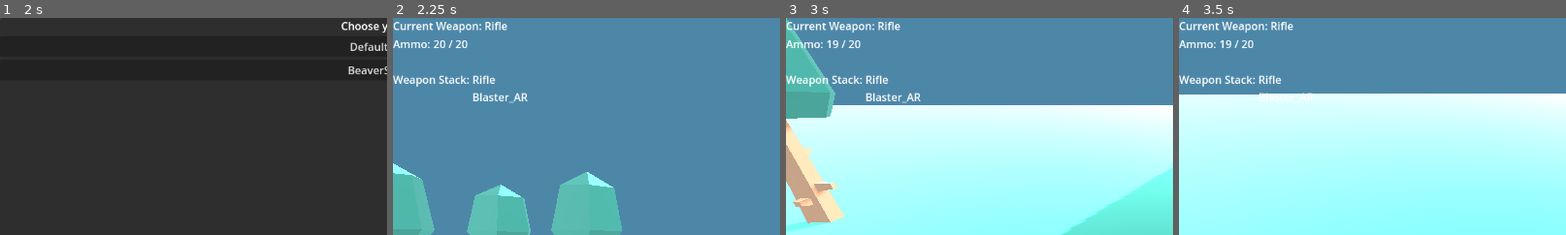
Above: before the commit, frames 1-4 (left to right).
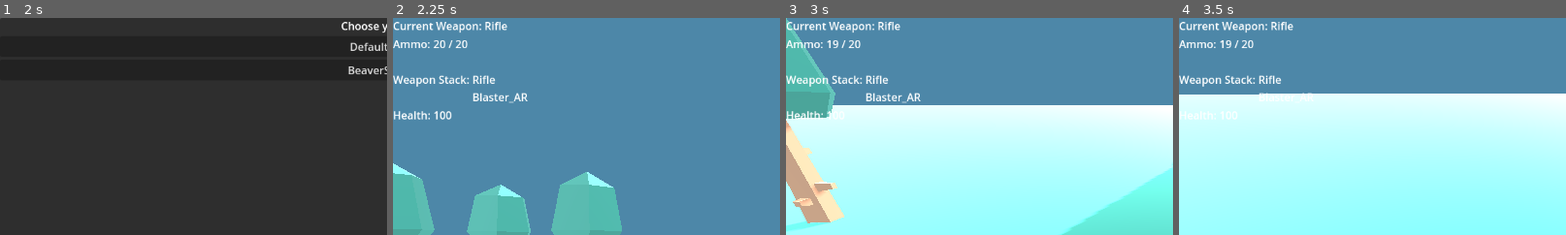
Above: after the commit, the same moments.

Repository: CT-Inc/beaverdev
Game: Godot game, scene res://Scenes/Main.tscn
Two runs of this game, one before a commit and one after it. Both use one fixed random seed, a clock stepped at 60 frames per second and the inputs below.
Inputs (mouse positions are % of the whole screen's width and height, from its top left):
- Up to frame 1 (2 s): click (50, 53) at 0.52 s; type "12" at 0.6 s; click "Host" at 1.25 s
- Up to frame 2 (2.25 s): click "DefaultBeaver" at 2 s
- Up to frame 3 (3 s): move the mouse to (55, 50) at 2.77 s; press the mouse at (55, 50) at 2.78 s; hold W (move_up) from 2.78 s (still down)
- Up to frame 4 (3.5 s): keep holding W (move_up); tap Space (jump) at 3.02 s
The pictures show only the part of the screen within x 0-50%, y 0-50%; the shares and areas given below are measured in that part.

Frame 1 is identical in both runs. In frame 2, 0.3% of the frame differs, in the area x 0-16%, y 42-47%; in frame 3, 0.2%; in frame 4, 0.2%.

Commit message:
Combat set up

Diff:
--- /dev/null
+++ b/Scenes/Dummy.tscn
@@ -0,0 +1,22 @@
+[gd_scene load_steps=5 format=3 uid="uid://b1pppi72hcyqj"]
+
+[ext_resource type="Script" path="res://Scripts/Dummy.gd" id="1_87vsr"]
+
+[sub_resource type="CapsuleMesh" id="CapsuleMesh_ungeb"]
+
+[sub_resource type="StandardMaterial3D" id="StandardMaterial3D_yhvsg"]
+albedo_color = Color(0, 0.423529, 1, 1)
+metallic = 1.0
+metallic_specular = 0.0
+
+[sub_resource type="CapsuleShape3D" id="CapsuleShape3D_l61p4"]
+
+[node name="StaticBody3D" type="StaticBody3D" groups=["enemy"]]
+script = ExtResource("1_87vsr")
+
+[node name="MeshInstance3D" type="MeshInstance3D" parent="."]
+mesh = SubResource("CapsuleMesh_ungeb")
+surface_material_override/0 = SubResource("StandardMaterial3D_yhvsg")
+
+[node name="CollisionShape3D" type="CollisionShape3D" parent="."]
+shape = SubResource("CapsuleShape3D_l61p4")
--- a/Scenes/Player.tscn
+++ b/Scenes/Player.tscn
@@ -179,6 +179,173 @@
 "values": [Vector3(0.0340082, 3.07397, 0.0121262)]
 }
 
+[sub_resource type="Animation" id="Animation_4l5q7"]
+resource_name = "Blaster_Shotgun Activate"
+length = 0.2
+tracks/0/type = "value"
+tracks/0/imported = false
+tracks/0/enabled = true
+tracks/0/path = NodePath("FPS_Rig/Blaster_Shotgun:rotation")
+tracks/0/interp = 1
+tracks/0/loop_wrap = true
+tracks/0/keys = {
+"times": PackedFloat32Array(0, 0.1, 0.2),
+"transitions": PackedFloat32Array(1, 1, 1),
+"update": 0,
+"values": [Vector3(3.48787e-16, 3.14159, 0.0139626), Vector3(0.518363, 3.14159, 0.015708), Vector3(3.48787e-16, 3.14159, 0.0139626)]
+}
+tracks/1/type = "value"
+tracks/1/imported = false
+tracks/1/enabled = true
+tracks/1/path = NodePath("FPS_Rig/Blaster_Shotgun:position")
+tracks/1/interp = 1
+tracks/1/loop_wrap = true
+tracks/1/keys = {
+"times": PackedFloat32Array(0, 0.1, 0.2),
+"transitions": PackedFloat32Array(1, 1, 1),
+"update": 0,
+"values": [Vector3(0, 0, 0), Vector3(0.00750366, 1.0748, 0), Vector3(0.00832003, 1.19173, 0)]
+}
+tracks/2/type = "value"
+tracks/2/imported = false
+tracks/2/enabled = true
+tracks/2/path = NodePath("FPS_Rig/Blaster_Shotgun:visible")
+tracks/2/interp = 1
+tracks/2/loop_wrap = true
+tracks/2/keys = {
+"times": PackedFloat32Array(0, 0.1),
+"transitions": PackedFloat32Array(1, 1),
+"update": 1,
+"values": [false, true]
+}
+
+[sub_resource type="Animation" id="Animation_c68n7"]
+resource_name = "Blaster_Shotgun Deactivate"
+length = 0.3
+tracks/0/type = "value"
+tracks/0/imported = false
+tracks/0/enabled = true
+tracks/0/path = NodePath("FPS_Rig/Blaster_Shotgun:position")
+tracks/0/interp = 1
+tracks/0/loop_wrap = true
+tracks/0/keys = {
+"times": PackedFloat32Array(0, 0.2, 0.3),
+"transitions": PackedFloat32Array(1, 1, 1),
+"update": 0,
+"values": [Vector3(0.00832003, 1.19173, 0), Vector3(0.00750458, 1.07492, 0), Vector3(0.00173661, 0.248734, 0)]
+}
+tracks/1/type = "value"
+tracks/1/imported = false
+tracks/1/enabled = true
+tracks/1/path = NodePath("FPS_Rig/Blaster_Shotgun:rotation")
+tracks/1/interp = 1
+tracks/1/loop_wrap = true
+tracks/1/keys = {
+"times": PackedFloat32Array(0, 0.2, 0.3),
+"transitions": PackedFloat32Array(1, 1, 1),
+"update": 0,
+"values": [Vector3(3.48787e-16, 3.14159, 0.0139626), Vector3(0.466003, 3.12414, 0.0139626), Vector3(-0.0102447, 3.14152, 0.013963)]
+}
+tracks/2/type = "value"
+tracks/2/imported = false
+tracks/2/enabled = true
+tracks/2/path = NodePath("FPS_Rig/Blaster_Shotgun:visible")
+tracks/2/interp = 1
+tracks/2/loop_wrap = true
+tracks/2/keys = {
+"times": PackedFloat32Array(0, 0.3),
+"transitions": PackedFloat32Array(1, 1),
+"update": 1,
+"values": [true, false]
+}
+
+[sub_resource type="Animation" id="Animation_p0xnj"]
+resource_name = "Blaster_Shotgun OOA"
+length = 0.4
+step = 0.05
+tracks/0/type = "value"
+tracks/0/imported = false
+tracks/0/enabled = true
+tracks/0/path = NodePath("FPS_Rig/Blaster_Shotgun:position")
+tracks/0/interp = 1
+tracks/0/loop_wrap = true
+tracks/0/keys = {
+"times": PackedFloat32Array(0),
+"transitions": PackedFloat32Array(1),
+"update": 0,
+"values": [Vector3(0.00832003, 1.19173, 0)]
+}
+tracks/1/type = "value"
+tracks/1/imported = false
+tracks/1/enabled = true
+tracks/1/path = NodePath("FPS_Rig/Blaster_Shotgun:rotation")
+tracks/1/interp = 1
+tracks/1/loop_wrap = true
+tracks/1/keys = {
+"times": PackedFloat32Array(0, 0.15, 0.3, 0.4),
+"transitions": PackedFloat32Array(1, 1, 1, 1),
+"update": 0,
+"values": [Vector3(3.48787e-16, 3.14159, 0.0139626), Vector3(3.48787e-16, 3.14159, -0.58294), Vector3(3.48787e-16, 3.14159, 0.464258), Vector3(3.48787e-16, 3.14159, 0.0139626)]
+}
+
+[sub_resource type="Animation" id="Animation_4krob"]
+resource_name = "Blaster_Shotgun Reload"
+length = 0.4
+step = 0.05
+tracks/0/type = "value"
+tracks/0/imported = false
+tracks/0/enabled = true
+tracks/0/path = NodePath("FPS_Rig/Blaster_Shotgun:position")
+tracks/0/interp = 1
+tracks/0/loop_wrap = true
+tracks/0/keys = {
+"times": PackedFloat32Array(0, 0.2),
+"transitions": PackedFloat32Array(1, 1),
+"update": 0,
+"values": [Vector3(0.00832003, 1.19173, 0), Vector3(0.00832003, 1.19173, 0)]
+}
+tracks/1/type = "value"
+tracks/1/imported = false
+tracks/1/enabled = true
+tracks/1/path = NodePath("FPS_Rig/Blaster_Shotgun:rotation")
+tracks/1/interp = 1
+tracks/1/loop_wrap = true
+tracks/1/keys = {
+"times": PackedFloat32Array(0, 0.2, 0.4),
+"transitions": PackedFloat32Array(1, 1, 1),
+"update": 0,
+"values": [Vector3(3.48787e-16, 3.14159, 0.0139626), Vector3(-0.710223, 3.09871, 0.660441), Vector3(3.48787e-16, 3.14159, 0.0139626)]
+}
+
+[sub_resource type="Animation" id="Animation_8v7qd"]
+resource_name = "Blaster_Shotgun Shoot"
+length = 0.4
+step = 0.05
+tracks/0/type = "value"
+tracks/0/imported = false
+tracks/0/enabled = true
+tracks/0/path = NodePath("FPS_Rig/Blaster_Shotgun:position")
+tracks/0/interp = 1
+tracks/0/loop_wrap = true
+tracks/0/keys = {
+"times": PackedFloat32Array(0, 0.2, 0.4),
+"transitions": PackedFloat32Array(1, 1, 1),
+"update": 0,
+"values": [Vector3(0.00832003, 1.19173, 0), Vector3(0.0087083, 1.24735, 0.182024), Vector3(0.00832003, 1.19173, 0)]
+}
+tracks/1/type = "value"
+tracks/1/imported = false
+tracks/1/enabled = true
+tracks/1/path = NodePath("FPS_Rig/Blaster_Shotgun:rotation")
+tracks/1/interp = 1
+tracks/1/loop_wrap = true
+tracks/1/keys = {
+"times": PackedFloat32Array(0, 0.2, 0.4),
+"transitions": PackedFloat32Array(1, 1, 1),
+"update": 0,
+"values": [Vector3(3.48787e-16, 3.14159, 0.0139626), Vector3(-0.620779, 3.1366, 0.0155639), Vector3(3.48787e-16, 3.14159, 0.0139626)]
+}
+
 [sub_resource type="Animation" id="Animation_gggb3"]
 length = 0.001
 tracks/0/type = "value"
@@ -464,173 +631,6 @@
 "transitions": PackedFloat32Array(1, 0.231706, 1),
 "update": 0,
 "values": [Vector3(0.0562436, 1.18531, -0.140154), Vector3(0.056, 1.185, -0.1), Vector3(0.056, 1.185, -0.14)]
-}
-
-[sub_resource type="Animation" id="Animation_4l5q7"]
-resource_name = "Blaster_Shotgun Activate"
-length = 0.2
-tracks/0/type = "value"
-tracks/0/imported = false
-tracks/0/enabled = true
-tracks/0/path = NodePath("FPS_Rig/Blaster_Shotgun:rotation")
-tracks/0/interp = 1
-tracks/0/loop_wrap = true
-tracks/0/keys = {
-"times": PackedFloat32Array(0, 0.1, 0.2),
-"transitions": PackedFloat32Array(1, 1, 1),
-"update": 0,
-"values": [Vector3(3.48787e-16, 3.14159, 0.0139626), Vector3(0.518363, 3.14159, 0.015708), Vector3(3.48787e-16, 3.14159, 0.0139626)]
-}
-tracks/1/type = "value"
-tracks/1/imported = false
-tracks/1/enabled = true
-tracks/1/path = NodePath("FPS_Rig/Blaster_Shotgun:position")
-tracks/1/interp = 1
-tracks/1/loop_wrap = true
-tracks/1/keys = {
-"times": PackedFloat32Array(0, 0.1, 0.2),
-"transitions": PackedFloat32Array(1, 1, 1),
-"update": 0,
-"values": [Vector3(0, 0, 0), Vector3(0.00750366, 1.0748, 0), Vector3(0.00832003, 1.19173, 0)]
-}
-tracks/2/type = "value"
-tracks/2/imported = false
-tracks/2/enabled = true
-tracks/2/path = NodePath("FPS_Rig/Blaster_Shotgun:visible")
-tracks/2/interp = 1
-tracks/2/loop_wrap = true
-tracks/2/keys = {
-"times": PackedFloat32Array(0, 0.1),
-"transitions": PackedFloat32Array(1, 1),
-"update": 1,
-"values": [false, true]
-}
-
-[sub_resource type="Animation" id="Animation_c68n7"]
-resource_name = "Blaster_Shotgun Deactivate"
-length = 0.3
-tracks/0/type = "value"
-tracks/0/imported = false
-tracks/0/enabled = true
-tracks/0/path = NodePath("FPS_Rig/Blaster_Shotgun:position")
-tracks/0/interp = 1
-tracks/0/loop_wrap = true
-tracks/0/keys = {
-"times": PackedFloat32Array(0, 0.2, 0.3),
-"transitions": PackedFloat32Array(1, 1, 1),
-"update": 0,
-"values": [Vector3(0.00832003, 1.19173, 0), Vector3(0.00750458, 1.07492, 0), Vector3(0.00173661, 0.248734, 0)]
-}
-tracks/1/type = "value"
-tracks/1/imported = false
-tracks/1/enabled = true
-tracks/1/path = NodePath("FPS_Rig/Blaster_Shotgun:rotation")
-tracks/1/interp = 1
-tracks/1/loop_wrap = true
-tracks/1/keys = {
-"times": PackedFloat32Array(0, 0.2, 0.3),
-"transitions": PackedFloat32Array(1, 1, 1),
-"update": 0,
-"values": [Vector3(3.48787e-16, 3.14159, 0.0139626), Vector3(0.466003, 3.12414, 0.0139626), Vector3(-0.0102447, 3.14152, 0.013963)]
-}
-tracks/2/type = "value"
-tracks/2/imported = false
-tracks/2/enabled = true
-tracks/2/path = NodePath("FPS_Rig/Blaster_Shotgun:visible")
-tracks/2/interp = 1
-tracks/2/loop_wrap = true
-tracks/2/keys = {
-"times": PackedFloat32Array(0, 0.3),
-"transitions": PackedFloat32Array(1, 1),
-"update": 1,
-"values": [true, false]
-}
-
-[sub_resource type="Animation" id="Animation_8v7qd"]
-resource_name = "Blaster_Shotgun Shoot"
-length = 0.4
-step = 0.05
-tracks/0/type = "value"
-tracks/0/imported = false
-tracks/0/enabled = true
-tracks/0/path = NodePath("FPS_Rig/Blaster_Shotgun:position")
-tracks/0/interp = 1
-tracks/0/loop_wrap = true
-tracks/0/keys = {
-"times": PackedFloat32Array(0, 0.2, 0.4),
-"transitions": PackedFloat32Array(1, 1, 1),
-"update": 0,
-"values": [Vector3(0.00832003, 1.19173, 0), Vector3(0.0087083, 1.24735, 0.182024), Vector3(0.00832003, 1.19173, 0)]
-}
-tracks/1/type = "value"
-tracks/1/imported = false
-tracks/1/enabled = true
-tracks/1/path = NodePath("FPS_Rig/Blaster_Shotgun:rotation")
-tracks/1/interp = 1
-tracks/1/loop_wrap = true
-tracks/1/keys = {
-"times": PackedFloat32Array(0, 0.2, 0.4),
-"transitions": PackedFloat32Array(1, 1, 1),
-"update": 0,
-"values": [Vector3(3.48787e-16, 3.14159, 0.0139626), Vector3(-0.620779, 3.1366, 0.0155639), Vector3(3.48787e-16, 3.14159, 0.0139626)]
-}
-
-[sub_resource type="Animation" id="Animation_4krob"]
-resource_name = "Blaster_Shotgun Reload"
-length = 0.4
-step = 0.05
-tracks/0/type = "value"
-tracks/0/imported = false
-tracks/0/enabled = true
-tracks/0/path = NodePath("FPS_Rig/Blaster_Shotgun:position")
-tracks/0/interp = 1
-tracks/0/loop_wrap = true
-tracks/0/keys = {
-"times": PackedFloat32Array(0, 0.2),
-"transitions": PackedFloat32Array(1, 1),
-"update": 0,
-"values": [Vector3(0.00832003, 1.19173, 0), Vector3(0.00832003, 1.19173, 0)]
-}
-tracks/1/type = "value"
-tracks/1/imported = false
-tracks/1/enabled = true
-tracks/1/path = NodePath("FPS_Rig/Blaster_Shotgun:rotation")
-tracks/1/interp = 1
-tracks/1/loop_wrap = true
-tracks/1/keys = {
-"times": PackedFloat32Array(0, 0.2, 0.4),
-"transitions": PackedFloat32Array(1, 1, 1),
-"update": 0,
-"values": [Vector3(3.48787e-16, 3.14159, 0.0139626), Vector3(-0.710223, 3.09871, 0.660441), Vector3(3.48787e-16, 3.14159, 0.0139626)]
-}
-
-[sub_resource type="Animation" id="Animation_p0xnj"]
-resource_name = "Blaster_Shotgun OOA"
-length = 0.4
-step = 0.05
-tracks/0/type = "value"
-tracks/0/imported = false
-tracks/0/enabled = true
-tracks/0/path = NodePath("FPS_Rig/Blaster_Shotgun:position")
-tracks/0/interp = 1
-tracks/0/loop_wrap = true
-tracks/0/keys = {
-"times": PackedFloat32Array(0),
-"transitions": PackedFloat32Array(1),
-"update": 0,
-"values": [Vector3(0.00832003, 1.19173, 0)]
-}
-tracks/1/type = "value"
-tracks/1/imported = false
-tracks/1/enabled = true
-tracks/1/path = NodePath("FPS_Rig/Blaster_Shotgun:rotation")
-tracks/1/interp = 1
-tracks/1/loop_wrap = true
-tracks/1/keys = {
-"times": PackedFloat32Array(0, 0.15, 0.3, 0.4),
-"transitions": PackedFloat32Array(1, 1, 1, 1),
-"update": 0,
-"values": [Vector3(3.48787e-16, 3.14159, 0.0139626), Vector3(3.48787e-16, 3.14159, -0.58294), Vector3(3.48787e-16, 3.14159, 0.464258), Vector3(3.48787e-16, 3.14159, 0.0139626)]
 }
 
 [sub_resource type="AnimationLibrary" id="AnimationLibrary_8jffx"]
@@ -664,7 +664,7 @@
 properties/2/spawn = true
 properties/2/replication_mode = 1
 
-[node name="Player" type="CharacterBody3D"]
+[node name="Player" type="CharacterBody3D" groups=["enemy"]]
 transform = Transform3D(1, 0, 0, 0, 1, 0, 0, 0, 1, 0, 1.56028, 0)
 script = ExtResource("1_u3g2h")
 
@@ -703,6 +703,16 @@
 text = "Weapon Stack:"
 
 [node name="WeaponStack" type="Label" parent="CanvasLayer/VBoxContainer/HBoxContainer3"]
+layout_mode = 2
+
+[node name="HBoxContainer4" type="HBoxContainer" parent="CanvasLayer/VBoxContainer"]
+layout_mode = 2
+
+[node name="Label" type="Label" parent="CanvasLayer/VBoxContainer/HBoxContainer4"]
+layout_mode = 2
+text = "Health:"
+
+[node name="Health" type="Label" parent="CanvasLayer/VBoxContainer/HBoxContainer4"]
 layout_mode = 2
 
 [node name="MeshInstance3D" type="MeshInstance3D" parent="."]
@@ -749,6 +759,7 @@
 replication_config = SubResource("SceneReplicationConfig_d8knc")
 
 [connection signal="send_ray" from="." to="Head/Camera3D/Weapons_Manager" method="_on_player_send_ray"]
+[connection signal="update_health" from="." to="CanvasLayer" method="_on_player_update_health"]
 [connection signal="Update_Ammo" from="Head/Camera3D/Weapons_Manager" to="CanvasLayer" method="_on_weapons_manager_update_ammo"]
 [connection signal="Update_Weapon_Stack" from="Head/Camera3D/Weapons_Manager" to="CanvasLayer" method="_on_weapons_manager_update_weapon_stack"]
 [connection signal="Weapon_Changed" from="Head/Camera3D/Weapons_Manager" to="CanvasLayer" method="_on_weapons_manager_weapon_changed"]
--- /dev/null
+++ b/Scenes/Rifle.tscn
@@ -0,0 +1,31 @@
+[gd_scene load_steps=10 format=3 uid="uid://cos5l46rjq3xu"]
+
+[ext_resource type="PackedScene" uid="uid://beylmx8mc8h0i" path="res://Objects/Gun/Steampunk Rifle.glb" id="1_3vau2"]
+[ext_resource type="Script" path="res://Scripts/Weapons/Rifle.gd" id="2_cqqvr"]
+[ext_resource type="Material" uid="uid://bds863cq6gruq" path="res://Objects/Gun/Metal.tres" id="2_guumd"]
+[ext_resource type="Material" uid="uid://dsbxaujpenxuh" path="res://Objects/Gun/Metal3.tres" id="2_sebp6"]
+[ext_resource type="Material" uid="uid://bi0jeon1tbvt0" path="res://Objects/Gun/Wood.tres" id="3_d42oy"]
+[ext_resource type="Material" uid="uid://c5ekpv1qstkft" path="res://Objects/Gun/Metal2.tres" id="4_05je0"]
+[ext_resource type="Material" uid="uid://dulfbj71v4s8a" path="res://Objects/Gun/Gem.tres" id="4_l3umg"]
+[ext_resource type="Material" uid="uid://borfcqmqsctyn" path="res://Objects/Gun/Copper2.tres" id="5_dvdme"]
+[ext_resource type="Material" uid="uid://cn1p8sjrg3vfy" path="res://Objects/Gun/Copper.tres" id="5_ua4i0"]
+
+[node name="Rifle" instance=ExtResource("1_3vau2")]
+script = ExtResource("2_cqqvr")
+
+[node name="Node" parent="." index="0"]
+cast_shadow = 0
+surface_material_override/0 = ExtResource("2_sebp6")
+surface_material_override/1 = ExtResource("3_d42oy")
+surface_material_override/2 = ExtResource("2_guumd")
+surface_material_override/3 = ExtResource("4_05je0")
+surface_material_override/4 = ExtResource("4_05je0")
+surface_material_override/5 = ExtResource("4_l3umg")
+surface_material_override/6 = ExtResource("4_l3umg")
+surface_material_override/7 = ExtResource("4_l3umg")
+surface_material_override/8 = ExtResource("5_dvdme")
+surface_material_override/9 = ExtResource("5_ua4i0")
+
+[node name="RayCast3D" type="RayCast3D" parent="." index="1"]
+transform = Transform3D(1, 0, 0, 0, 1, 0, 0, 0, 1, 0, 0.0212774, -0.575374)
+target_position = Vector3(0, 0, -1)
--- a/Scenes/SettingsMenu.tscn
+++ b/Scenes/SettingsMenu.tscn
@@ -7,6 +7,7 @@
 [node name="SettingsMenu" type="Popup"]
 initial_position = 1
 size = Vector2i(250, 250)
+visible = true
 script = ExtResource("1_j8b34")
 
 [node name="ColorRect" type="ColorRect" parent="."]
--- a/Scenes/World.tscn
+++ b/Scenes/World.tscn
@@ -6,6 +6,7 @@
 [ext_resource type="PackedScene" uid="uid://c8ejpvcm1qyjw" path="res://Objects/Rocks/rock_tall_a.tscn" id="5_nuue1"]
 [ext_resource type="PackedScene" uid="uid://d1xot4e8rgoty" path="res://Objects/Cliffs/cliff_half_corner_inner_rock.tscn" id="6_jgbmw"]
 [ext_resource type="PackedScene" uid="uid://1yu23sfi22ld" path="res://Objects/Cliffs/cliff_block_slope_rock.tscn" id="7_aj116"]
+[ext_resource type="PackedScene" uid="uid://b1pppi72hcyqj" path="res://Scenes/Dummy.tscn" id="8_b88mk"]
 [ext_resource type="PackedScene" uid="uid://bf8ad11ay7nf7" path="res://Objects/Trees/tree_default.tscn" id="9_mwobl"]
 
 [node name="World" type="Node3D"]
@@ -76,3 +77,6 @@
 
 [node name="cliff_blockSlope_rock2" parent="." instance=ExtResource("7_aj116")]
 transform = Transform3D(12.1047, 0, 3.0485, 0, 10.2385, 0, -2.7759, 0, 13.2934, 16.249, 0.366986, -31.8887)
+
+[node name="StaticBody3D" parent="." instance=ExtResource("8_b88mk")]
+transform = Transform3D(1, 0, 0, 0, 1, 0, 0, 0, 1, -9.20381, 1.29707, 0)
--- /dev/null
+++ b/Scripts/Dummy.gd
@@ -0,0 +1,19 @@
+extends StaticBody3D
+
+var health: int = 100
+
+# Called when the node enters the scene tree for the first time.
+func _ready():
+	pass # Replace with function body.
+
+
+# Called every frame. 'delta' is the elapsed time since the previous frame.
+func _process(delta):
+	if health <= 0:
+		print("You killed the dummy")
+		queue_free()
+
+
+func update_health(value):
+	health = health + value
+	print("Dummy HP is now: ", health)
--- a/Scripts/Player/Player.gd
+++ b/Scripts/Player/Player.gd
@@ -25,7 +25,7 @@
 var player_speed
 
 # Signals
-signal player_hit
+signal update_health
 signal send_ray
 
 @onready var head = $Head
@@ -47,7 +47,6 @@
 	GlobalSettings.connect("mouse_sens_updated", _on_mouse_sens_updated)
 	print("Child Script is", movement)
 	print("Weapons Manager: ", weapons_manager)
-
 	if weapons_manager:
 		print("weapons manager is ready")
 	else:
@@ -73,6 +72,7 @@
 	current_class = new_class
 	self.player_speed = new_class.speed
 	self.health = new_class.health
+	emit_signal("update_health", self.health, 0)
 	if weapons_manager:
 		weapons_manager.Initialize(new_class.start_weapons)
 	else:
@@ -93,17 +93,26 @@
 	var result := space_state.intersect_ray(query)
 	target = result.position if result else to
 
-	if Input.is_action_pressed("shoot"):
+	weapons_manager.cur_ray = result
+	#if Input.is_action_pressed("shoot"):
 		#emitting the weapons_manager, and ray query to weapon_manager.gd
 		# weapons_manager.pos and transform.basis are used
-		emit_signal("send_ray", query, result)
+
+		# consideration: sending a ray every process frame
+		# better consideration: scrapping this entire thing and just updating weapons_manager.cur_ray
+		# every process frame! its easy
+		#emit_signal("send_ray", query, result)
 
 func _on_fov_updated(value):
 	camera.fov = value
 
 func _on_mouse_sens_updated(value):
 	MOUSE_SENS = value
-	print(value)
+	#print(value)
+
+func _update_health(value):
+	emit_signal("update_health", self.health, value)
+	pass
 
 @rpc
 func shoot_bullet(origin, direction):
--- a/Scripts/Settings (GUIs)/HUD.gd
+++ b/Scripts/Settings (GUIs)/HUD.gd
@@ -3,6 +3,7 @@
 @onready var CurrentWeaponLabel = $VBoxContainer/HBoxContainer/CurrentWeapon
 @onready var CurrentAmmoLabel = $VBoxContainer/HBoxContainer2/CurrentAmmo
 @onready var CurrentWeaponStack = $VBoxContainer/HBoxContainer3/WeaponStack
+@onready var CurrentHealth = $VBoxContainer/HBoxContainer4/Health
 
 func _on_weapons_manager_update_ammo(Ammo):
 	CurrentAmmoLabel.set_text(str(Ammo[0])+" / "+ str(Ammo[1]))
@@ -16,3 +17,9 @@
 
 func _on_weapons_manager_weapon_changed(Weapon_Name):
 	CurrentWeaponLabel.set_text(Weapon_Name)
+
+
+func _on_player_update_health(cur_hp, value):
+	var new_hp = cur_hp + value
+	print('hi ', new_hp)
+	CurrentHealth.set_text(str(new_hp))
--- a/Scripts/Weapons/Bullet.gd
+++ b/Scripts/Weapons/Bullet.gd
@@ -18,7 +18,14 @@
 		particles.emitting = true
 		ray.enabled = true
 		if ray.get_collider().is_in_group("enemy"):
-			ray.get_collider().hit()
+			print("hit enemy")
+			#commenting this out for now because trying to see if weapons-manager
+			# can handle the collisions, not the individual bullets
+			# since we are doing hitscan, the bullet is just visual effect and a
+			# doesnt actually do anything, the ray is invisible
+			# annd the bullet is just trying to mimic it
+			# also this isnt as reliable as the other ray for some reason.
+			#ray.get_collider().hit()
 		await get_tree().create_timer(1.0).timeout
 		queue_free()
 
--- a/Scripts/Weapons/Weapons_Manager.gd
+++ b/Scripts/Weapons/Weapons_Manager.gd
@@ -100,7 +100,10 @@
 			# setting this to false will make the bullets follow the cursor and player
 			instance.set_as_top_level(true)
 			get_parent().add_child(instance)
-			print(cur_ray)
+
+			#check ray collision here
+			handle_collision()
+
 	else:
 		reload()
 
@@ -122,17 +125,14 @@
 
 func _on_player_send_ray(ray, result):
 	cur_ray = result
+	# dont need this anymore
 
-	#The whole point of this signal is that whenever player.gd gets a mouse
-	#click, a signal is emitted with the player's position and transform, because, we
 
-	#instance = bullet.instantiate()
-	#instance.position = self.position
-	#instance.transform.basis = self.transform.basis
-	##
-	# this here is a quick fix to align the bullet origin with the gun barrel
-	# should fix this as itll prob be different for all weapons
-	#instance.position += Vector3(.1, 0, -1)
-	##
-
-	#shoot(instance)
+func handle_collision():
+	print("Current Ray: ", cur_ray)
+	if cur_ray:
+		if cur_ray.collider.is_in_group("enemy"):
+			cur_ray.collider.update_health(-Current_Weapon.Projectile_Damage)
+		print("handled_collison to shoot something")
+		return
+	print("didnt hit shit LOL")
--- a/Scripts/Weapons/weapon_resource.gd
+++ b/Scripts/Weapons/weapon_resource.gd
@@ -15,3 +15,5 @@
 @export var Max_Ammo: int
 
 @export var Auto_Fire: bool
+
+@export var Projectile_Damage: int
--- a/Weapon Resources/Blaster_AR.tres
+++ b/Weapon Resources/Blaster_AR.tres
@@ -15,3 +15,4 @@
 Magazine = 120
 Max_Ammo = 30
 Auto_Fire = true
+Projectile_Damage = 15
--- a/Weapon Resources/Blaster_Shotgun.tres
+++ b/Weapon Resources/Blaster_Shotgun.tres
@@ -15,3 +15,4 @@
 Magazine = 120
 Max_Ammo = 20
 Auto_Fire = false
+Projectile_Damage = 50
--- a/Weapon Resources/Rifle.tres
+++ b/Weapon Resources/Rifle.tres
@@ -15,3 +15,4 @@
 Magazine = 120
 Max_Ammo = 20
 Auto_Fire = false
+Projectile_Damage = 40
Not shown: 1 places in Scenes/World.tscn that only renumber resources
